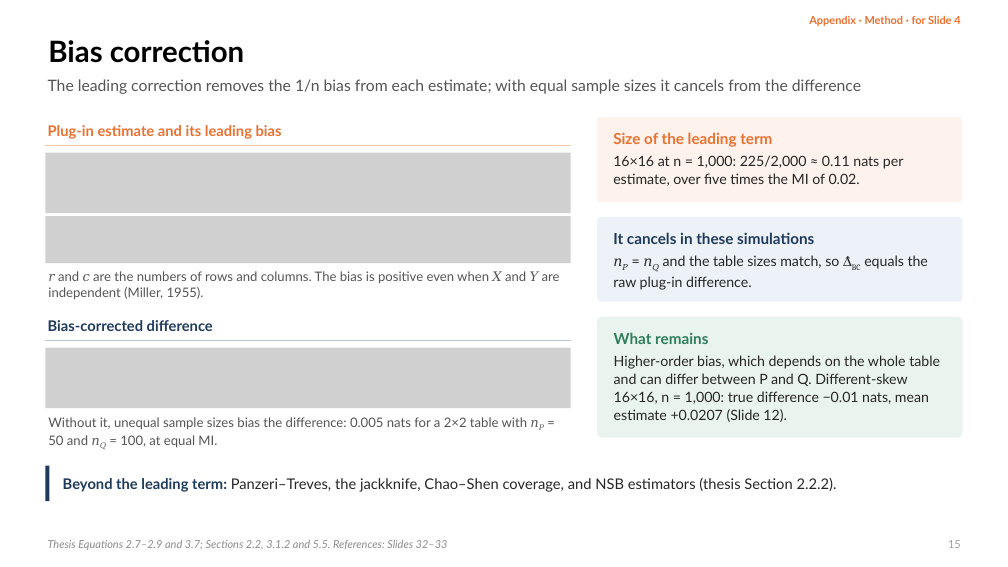
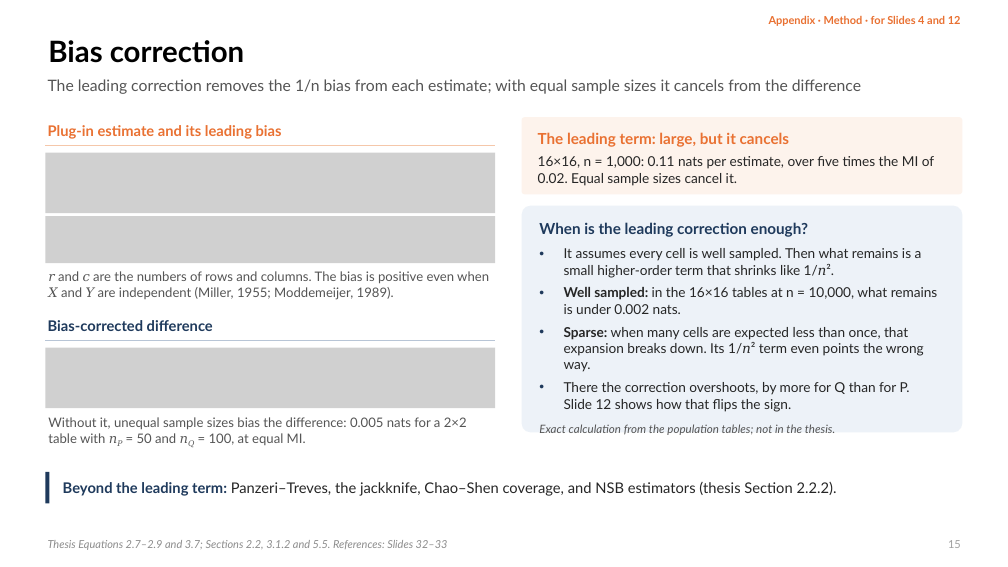
Before and after one commit to dzhao61/MCSResearchSimulations, a slide deck: slide 15 of Thesis Presentation/Daniel_Zhao_Welch_MI_Presentation_Final.pptx. Drawn at 1008x567 pixels with LibreOffice and Linux fonts; fonts in the diff are those of the drawing; grey boxes stand for pictures. Boxes give left, top, right and bottom in pixels: in the first picture for what was removed or moved away, otherwise in the second. Text is boxed around its words. In the diff, an @@ line names an element or a change of style, - is before the commit and + after.

Commit message:
Everything else

```diff
--- a/Thesis Presentation/Daniel_Zhao_Welch_MI_Presentation_Final.pptx
+++ b/Thesis Presentation/Daniel_Zhao_Welch_MI_Presentation_Final.pptx
@@ text at (769,16,961,26): text changed @@
-Appendix · Method · for Slide 4
+Appendix · Method · for Slides 4 and 12
@@ rounded rectangle "The leading term: large, but ...": place and size @@
-rounded rectangle "The leading term: large, but ..." at (597,117,963,202)
+rounded rectangle "The leading term: large, but ..." at (522,117,963,194)
@@ line moved from (45, 146) - (571, 146) to (45, 146) - (495, 146) @@
@@ text in rounded rectangle at (538,132,934,186): text changed; size 13.5 to 13 pt @@
-Size of the leading term
-16×16 at n = 1,000: 225/2,000 ≈ 0.11 nats per estimate, over five times the MI of 0.02.
+The leading term: large, but it cancels
+16×16, n = 1,000: 0.11 nats per estimate, over five times the MI of 0.02. Equal sample sizes cancel it.
@@ picture: place and size @@
-picture at (45,153,571,213)
+picture at (45,153,495,213)
@@ rounded rectangle "When is the leading correction ...": place and size @@
-rounded rectangle "When is the leading correction ..." at (597,217,963,302)
+rounded rectangle "When is the leading correction ..." at (522,206,963,433)
@@ picture: place and size @@
-picture at (45,216,571,263)
+picture at (45,216,495,263)
@@ text in rounded rectangle at (539,222,938,435): text changed; size 13.5 to 13 pt @@
-It cancels in these simulations
-𝑛𝑃 = 𝑛𝑄 and the table sizes match, so Δ̂BC equals the raw plug-in difference.
+When is the leading correction enough?
+• It assumes every cell is well sampled. Then what remains is a small higher-order term that shrinks like 1/𝑛².
+• Well sampled: in the 16×16 tables at n = 10,000, what remains is under 0.002 nats.
+• Sparse: when many cells are expected less than once, that expansion breaks down. Its 1/𝑛² term even points the wrong way.
+• There the correction overshoots, by more for Q than for P. Slide 12 shows how that flips the sign.
+Exact calculation from the population tables; not in the thesis.
@@ text at (48,271,489,300): text changed @@
-𝑟 and 𝑐 are the numbers of rows and columns. The bias is positive even when 𝑋 and 𝑌 are independent (Miller, 1955).
+𝑟 and 𝑐 are the numbers of rows and columns. The bias is positive even when 𝑋 and 𝑌 are independent (Miller, 1955; Moddemeijer, 1989).
@@ rounded rectangle removed at (597,317,963,438) @@
-What remains
-Higher-order bias, which depends on the whole table and can differ between P and Q. Different-skew 16×16, n = 1,000: true difference −0.01 nats, mean estimate +0.0207 (Slide 12).
@@ picture: place and size @@
-picture at (45,348,571,408)
+picture at (45,348,495,408)
@@ line moved from (45, 340) - (571, 340) to (45, 340) - (495, 340) @@
@@ text "Without it, unequal sample sizes ..." rewrapped from (48,417,527,448) to (48,417,467,445) @@
@@ rectangle: place and size @@
-rectangle at (45,466,50,501)
+rectangle at (45,472,50,504)
@@ text "Beyond the leading term: Panzeri–Treves, ...": place and size @@
-text "Beyond the leading term: Panzeri–Treves, ..." at (63,478,837,492)
+text "Beyond the leading term: Panzeri–Treves, ..." at (63,482,837,496)
```
Also in this commit, not shown: 22 other slides changed, 9 other files.
